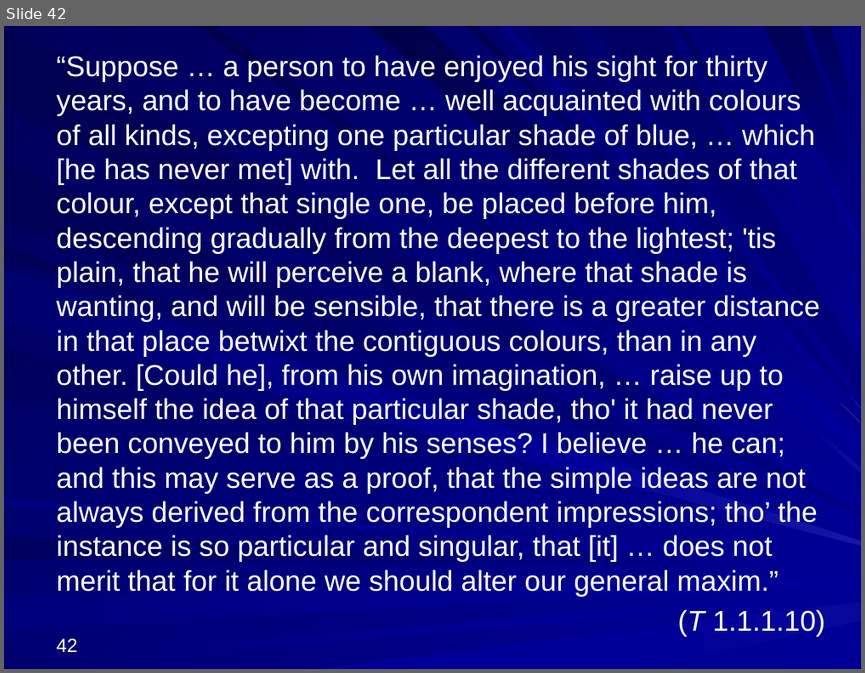
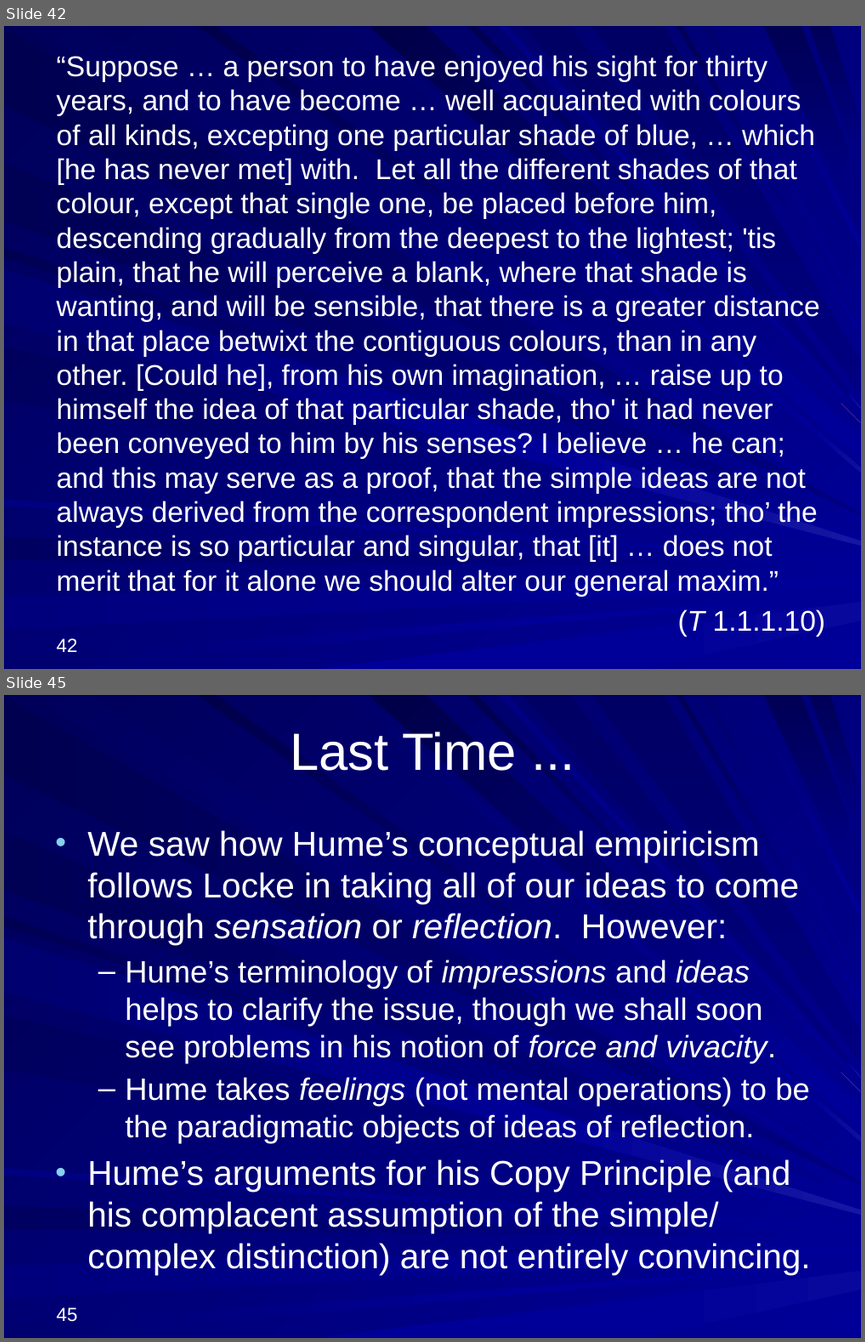
Before and after one commit to englishphilosophy/hume-texts-online, a slide deck: teaching/lectures/2025_Hume_MT_current.pptx. Shown one above the other, each under a label of ours: slide 42 before the commit, slides 42 and 45 after it; the slides between them are not shown. The pictures are 865x673 and 865x1342 pixels, drawn with LibreOffice and Linux fonts; fonts in the diff are those of the drawing. Boxes give left, top, right and bottom in pixels: in the first picture for what was removed or moved away, otherwise in the second. Text is boxed around its words. In the diff, an @@ line names an element or a change of style, - is before the commit and + after.

```diff
--- a/teaching/lectures/2025_Hume_MT_current.pptx
+++ b/teaching/lectures/2025_Hume_MT_current.pptx
@@ slide 45 added at box(4, 695, 861, 1338), background gradient #000078 to #000099; not listed: 37 template elements that a slide beside it also shows @@
@@ title added at box(290, 732, 517, 771), 44 pt, text #FFFFFF @@
+Last Time ...
@@ text added at box(87, 830, 811, 1274), 29 pt, text #FFFFFF @@
+• We saw how Hume’s conceptual empiricism follows Locke in taking all of our ideas to come through sensation or reflection. However:
+  – Hume’s terminology of impressions and ideas helps to clarify the issue, though we shall soon see problems in his notion of force and vivacity.
+  – Hume takes feelings (not mental operations) to be the paradigmatic objects of ideas of reflection.
+• Hume’s arguments for his Copy Principle (and his complacent assumption of the simple/ complex distinction) are not entirely convincing.
@@ page number added at box(57, 1307, 78, 1321), 16 pt, text #FFFFFF @@
+45
```
Also in this commit, not shown: 2 slides changed, 41 other slides added, 2 other files.
